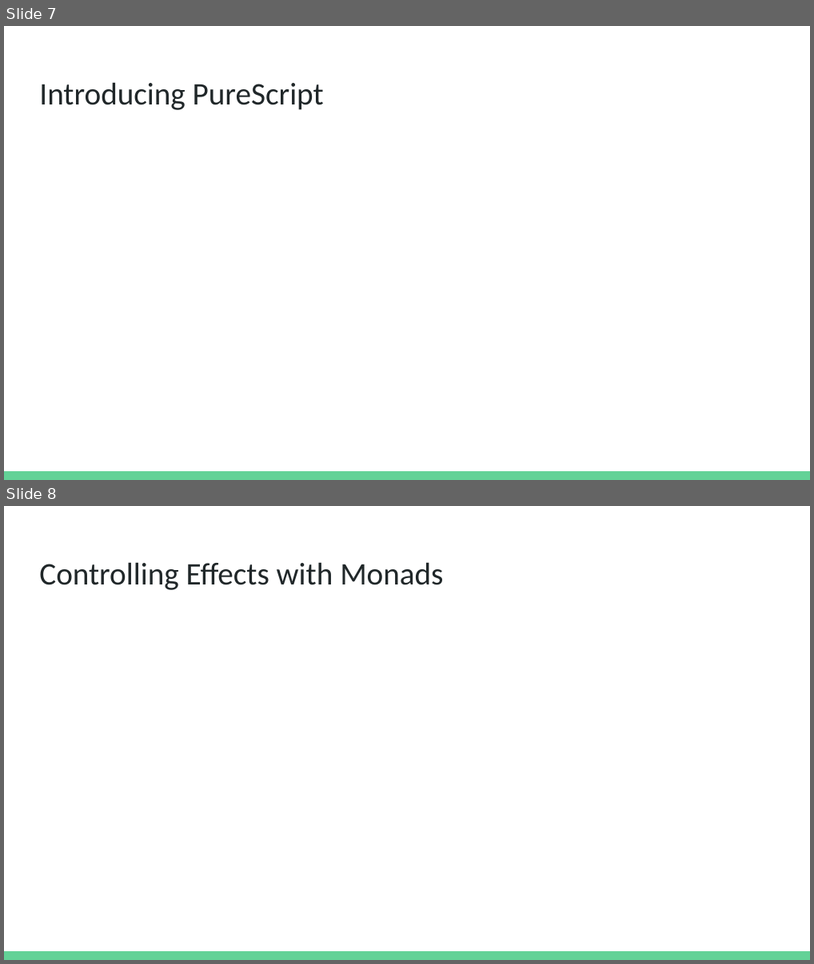
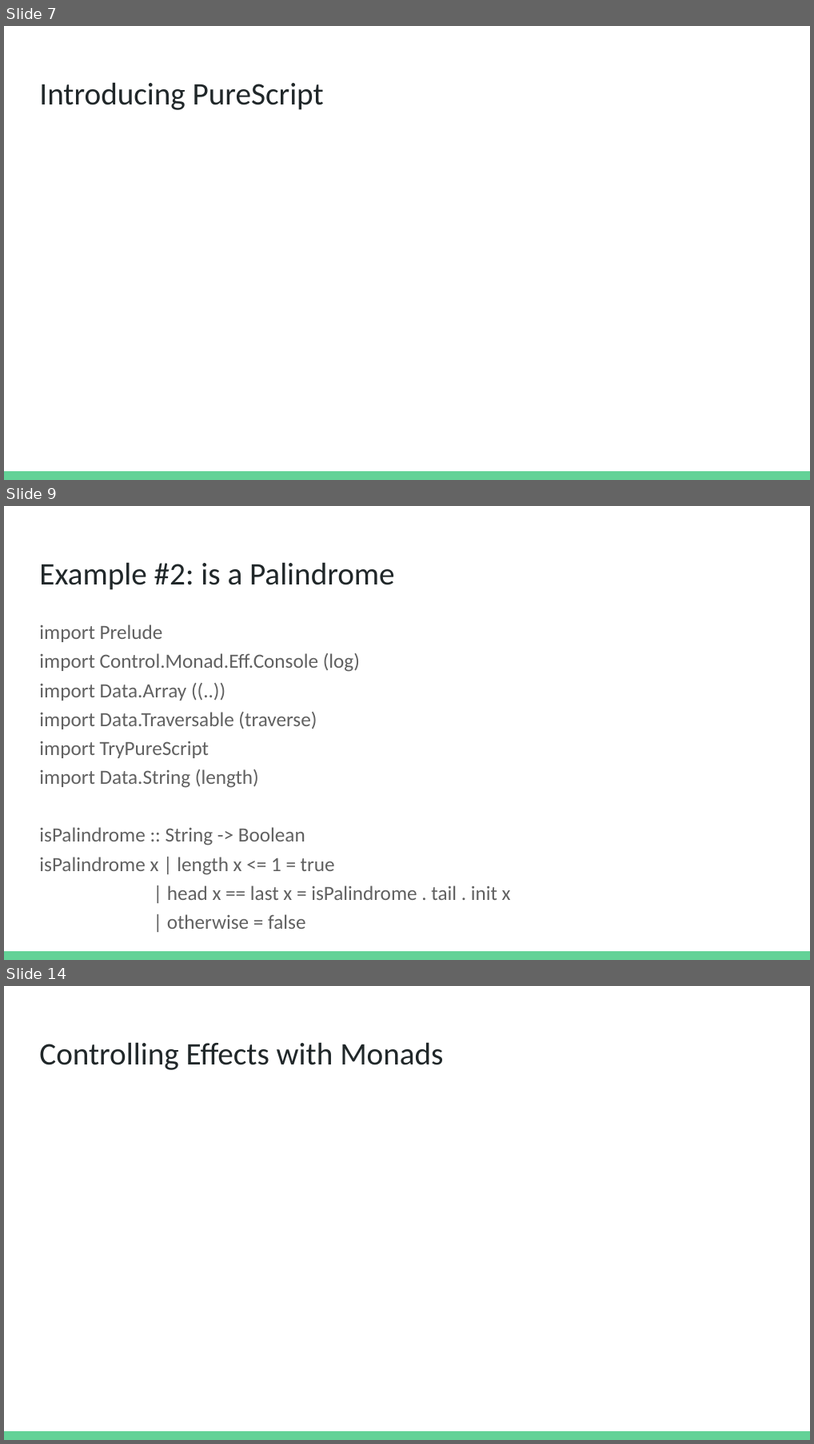
Before and after one commit to seanwestfall/purescript_presentation, a slide deck: pptx/PureScript- JS.la presentation.pptx. Shown one above the other, each under a label of ours: slides 7 and 8 before the commit, slides 7, 9 and 14 after it; the slides between them are not shown. The pictures are 814x964 and 814x1444 pixels, drawn with LibreOffice and Linux fonts; fonts in the diff are those of the drawing. Boxes give left, top, right and bottom in pixels: in the first picture for what was removed or moved away, otherwise in the second. Text is boxed around its words. In the diff, an @@ line names an element or a change of style, - is before the commit and + after.

```diff
--- a/pptx/PureScript- JS.la presentation.pptx
+++ b/pptx/PureScript- JS.la presentation.pptx
@@ slide 9 added at [4,506,810,960], background #FFFFFF; not listed: 1 template element that a slide beside it also shows @@
@@ title added at [39,562,395,590], 28 pt, text #202729 @@
+Example #2: is a Palindrome
@@ text added at [39,624,511,900], 18 pt, text #616161 @@
+import Prelude
+import Control.Monad.Eff.Console (log)
+import Data.Array ((..))
+import Data.Traversable (traverse)
+import TryPureScript
+import Data.String (length)
+isPalindrome :: String -> Boolean
+isPalindrome x | length x <= 1 = true
+| head x == last x = isPalindrome . tail . init x
+| otherwise = false
@@ what was slide 8 is now slide 14 @@
```
Also in this commit, not shown: 3 slides changed, 6 other slides added, 1 slide removed, 1 other file.
